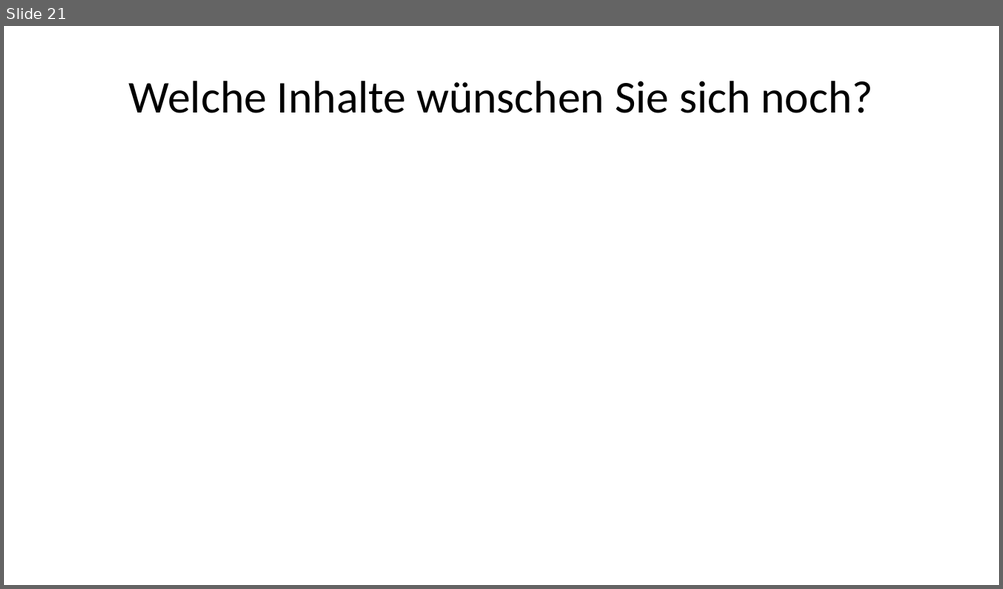
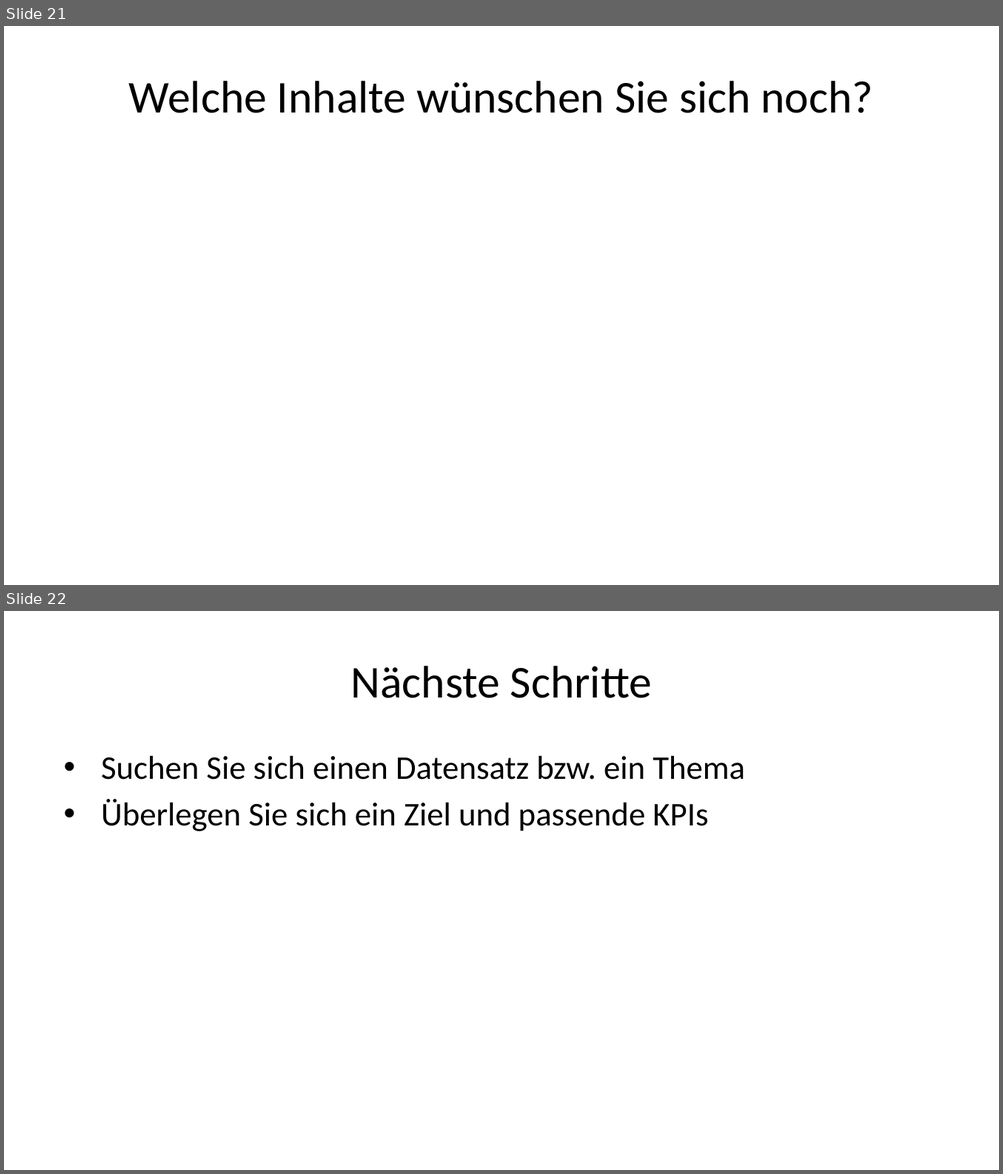
Before and after one commit to daswesen/digitale-inhalte, a slide deck: gdi.pptx. Shown one above the other, each under a label of ours: slide 21 before the commit, slides 21 and 22 after it. The pictures are 1003x589 and 1003x1174 pixels, drawn with LibreOffice and Linux fonts; fonts in the diff are those of the drawing. Boxes give left, top, right and bottom in pixels: in the first picture for what was removed or moved away, otherwise in the second. Text is boxed around its words. In the diff, an @@ line names an element or a change of style, - is before the commit and + after.

```diff
--- a/gdi.pptx
+++ b/gdi.pptx
@@ slide 22 added at bbox=[4, 611, 999, 1170], background #FFFFFF @@
@@ title added at bbox=[350, 666, 652, 698], 33 pt, text #000000 @@
+Nächste Schritte
@@ text added at bbox=[101, 756, 745, 832], 24 pt, text #000000 @@
+• Suchen Sie sich einen Datensatz bzw. ein Thema
+• Überlegen Sie sich ein Ziel und passende KPIs
```
Also in this commit, not shown: 2 slides changed, 11 slides removed, 1 other file.
